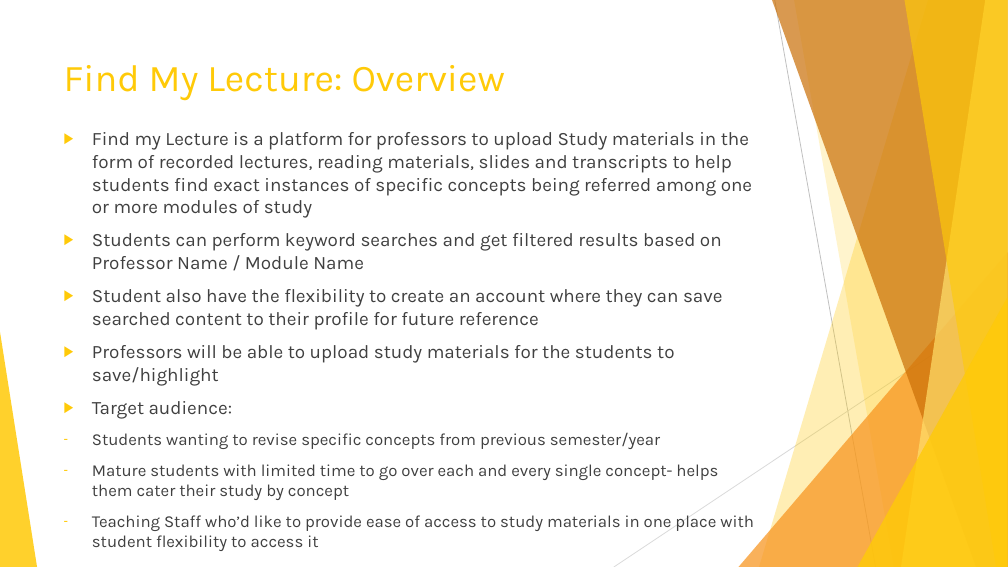
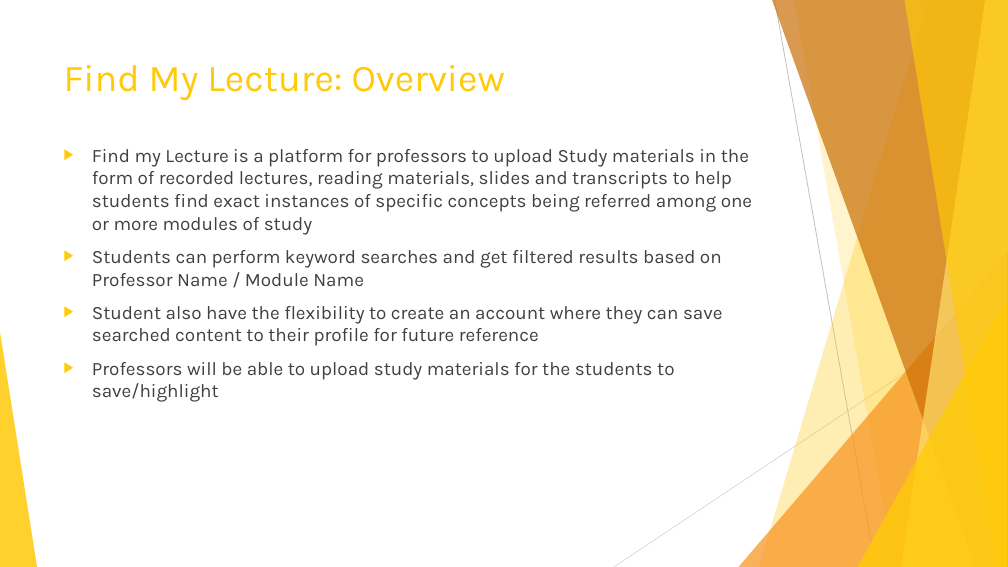
Before and after one commit to Ishitanarsiker/WAD2_GroupProject, a slide deck: slide 2 of Presentation.pptx. Drawn at 1008x567 pixels with LibreOffice and Linux fonts; fonts in the diff are those of the drawing. Boxes give left, top, right and bottom in pixels: in the first picture for what was removed or moved away, otherwise in the second. Text is boxed around its words. In the diff, an @@ line names an element or a change of style, - is before the commit and + after.

Commit message:
Presentation

```diff
--- a/Presentation.pptx
+++ b/Presentation.pptx
@@ text "Find my Lecture is a ..." moved from (x1=92, y1=132, x2=754, y2=551) to (x1=92, y1=149, x2=752, y2=402) @@
@@ text at (x1=92, y1=401, x2=754, y2=551): paragraphs removed @@
-▶ Target audience:
-– Students wanting to revise specific concepts from previous semester/year
-– Mature students with limited time to go over each and every single concept- helps them cater their study by concept
-– Teaching Staff who’d like to provide ease of access to study materials in one place with student flexibility to access it
```
